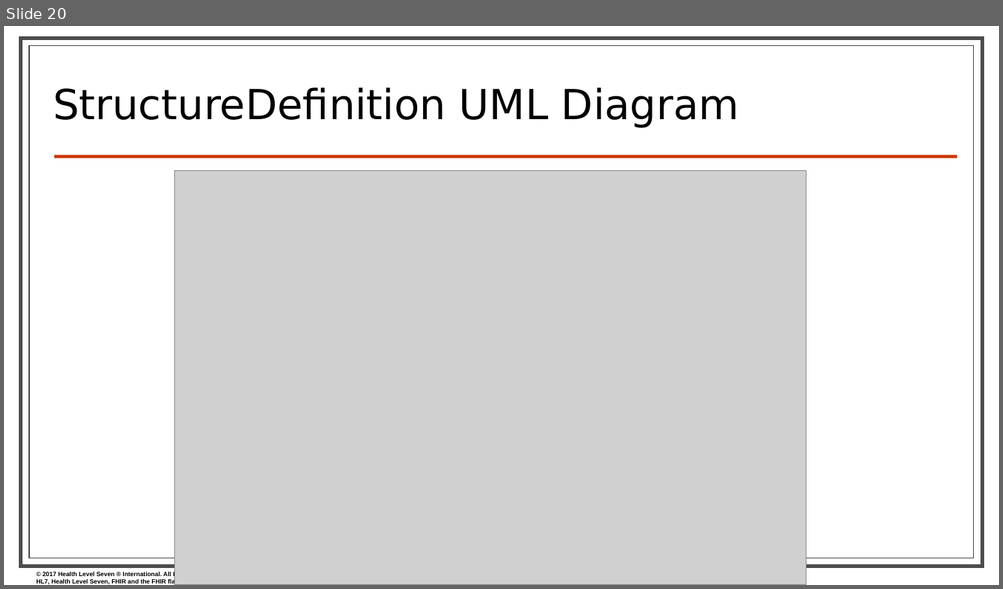
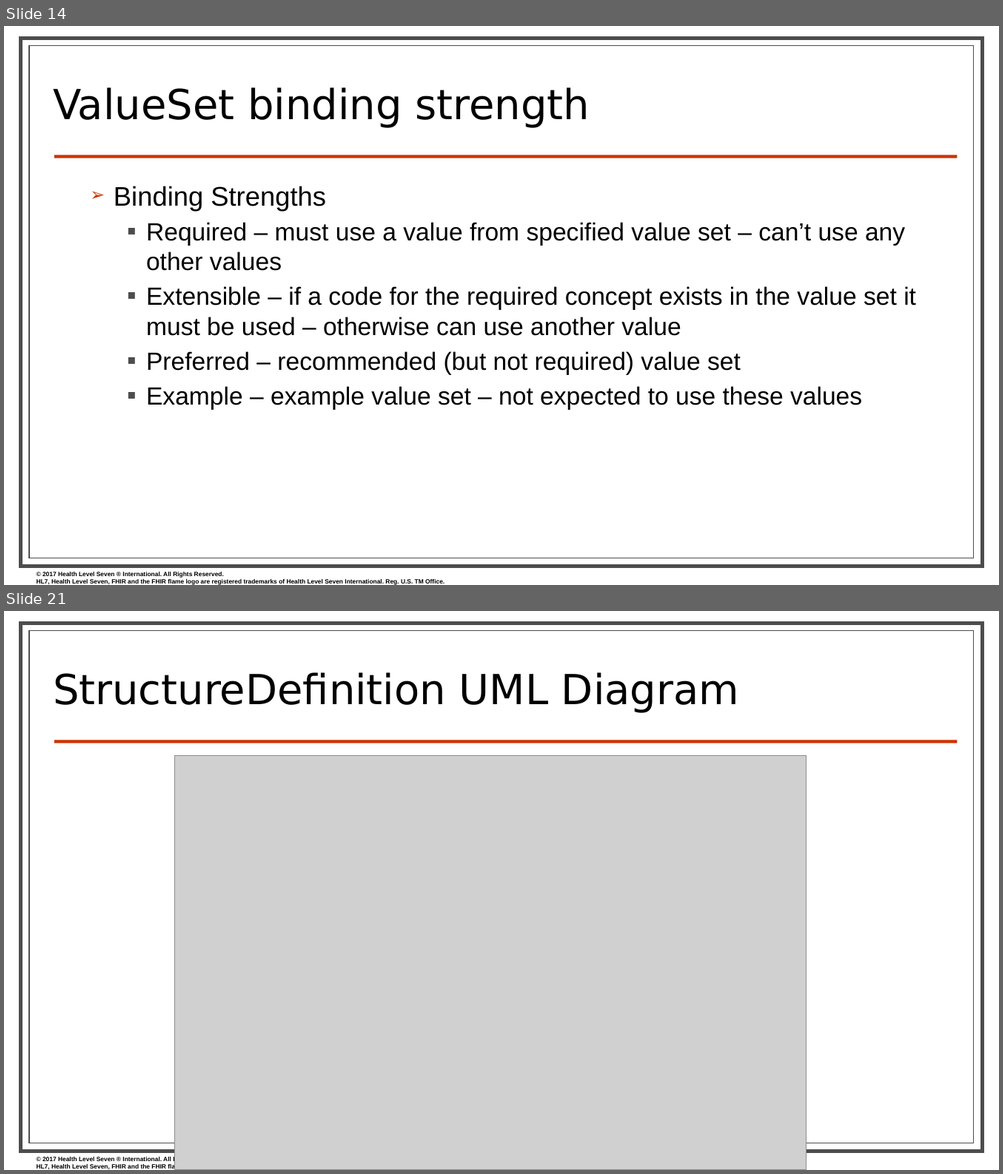
Before and after one commit to FHIR/documents, a slide deck: presentations/2019-09 IG Training/FHIR Profiling - Sarah.pptx. Shown one above the other, each under a label of ours: slide 20 before the commit, slides 14 and 21 after it; the slides between them are not shown. The pictures are 1003x589 and 1003x1174 pixels, drawn with LibreOffice and Linux fonts; fonts in the diff are those of the drawing; grey boxes stand for pictures; background and template pictures are left out. Boxes give left, top, right and bottom in pixels: in the first picture for what was removed or moved away, otherwise in the second. Text is boxed around its words. In the diff, an @@ line names an element or a change of style, - is before the commit and + after.

```diff
--- a/presentations/2019-09 IG Training/FHIR Profiling - Sarah.pptx
+++ b/presentations/2019-09 IG Training/FHIR Profiling - Sarah.pptx
@@ slide 14 added at (4, 26, 999, 585), background #FFFFFF; not listed: 4 template elements that a slide beside it also shows @@
@@ title added at (53, 87, 589, 128), 40 pt, text #000000 @@
+ValueSet binding strength
@@ text added at (114, 186, 916, 410), 24 pt, text #000000 @@
+  ➢ Binding Strengths
+    ■ Required – must use a value from specified value set – can’t use any other values
+    ■ Extensible – if a code for the required concept exists in the value set it must be used – otherwise can use another value
+    ■ Preferred – recommended (but not required) value set
+    ■ Example – example value set – not expected to use these values
@@ what was slide 20 is now slide 21 @@
```
Also in this commit, not shown: 11 slides changed, 3 other slides added, 3 slides removed.
